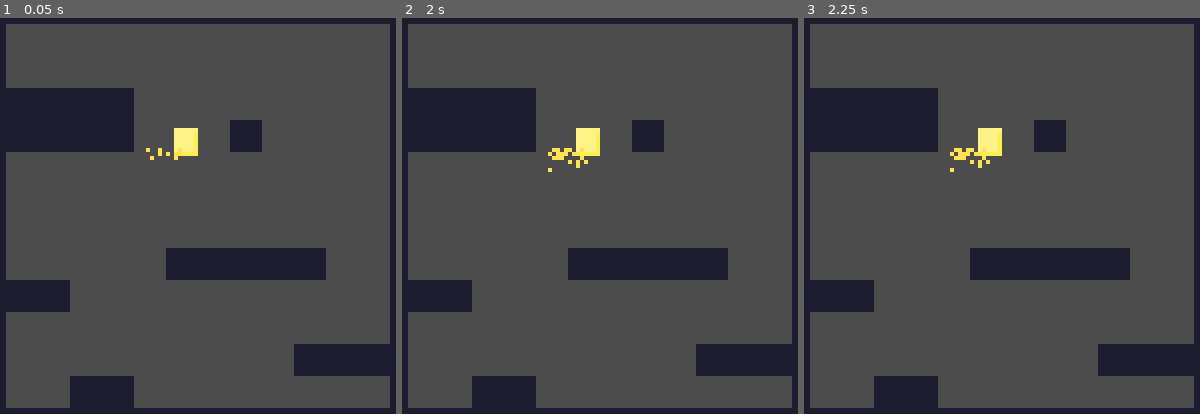
Above: before the commit, frames 1-3 (left to right).
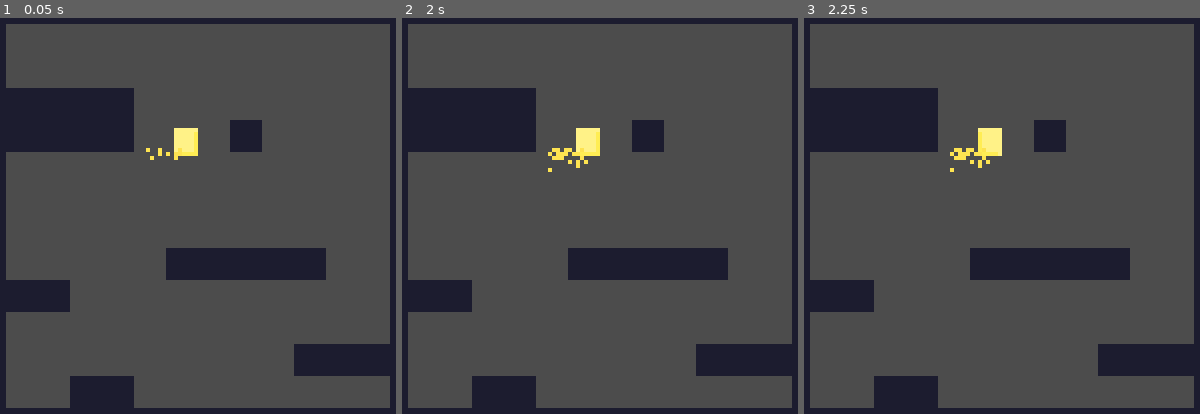
Above: after the commit, the same moments.

Repository: ButterUpTeam/butterUp
Game: Godot game, scene res://scenes/World.tscn
The game is run twice, just before and just after one commit, with the same random seed, the same clock (stepped at 60 frames per second) and the same inputs.
Inputs:
- Up to frame 1 (0.05 s): no input
- Up to frame 2 (2 s): tap Enter at 0.5 s; hold Up (mv_up) 0.53-1.28 s; hold Right (mv_right) from 0.53 s (still down); tap Space at 1.25 s; tap Up (mv_up) at 1.35, 1.52, 1.82 s
- Up to frame 3 (2.25 s): tap Enter at 2 s; release Right (mv_right) at 2.03 s; hold A (mv_left) from 2.03 s (still down); hold Up (mv_up) from 2.03 s (still down)

Frames 1-2 are identical in both runs. In frame 3, 0.1% of the frame differs, in the area x 43-50%, y 28-35%.

Commit message:
Implement basic gravity

Diff:
--- a/scenes/Player.gd
+++ b/scenes/Player.gd
@@ -1,21 +1,63 @@
 extends KinematicBody2D
 
-const UP = Vector2(0,-1)
 const MAXSPEED = 100
+const GRAVITY = 10
+const ACCEL = 30
+const JUMPFORCE = 70
+const MAXFALLSPEED = 300
+
+enum {DIR_RIGHT, DIR_LEFT, DIR_DOWN, DIR_UP}
+
+class jump:
+	enum {acceleration, slowing_down, idle}
 
 var motion = Vector2()
 
 
+class Player:
+	var direction = Vector2(DIR_RIGHT, DIR_DOWN)
+	var jump_phase = jump.idle
+
+var player = Player.new()
+
 func _ready():
 	pass
 
-func _physics_process(delta):
+func _physics_process(_delta):
 
 	if Input.is_action_pressed("mv_left"):
-		motion.x = -MAXSPEED
+		motion.x -=ACCEL
+		player.direction.x = DIR_LEFT
 	elif Input.is_action_pressed("mv_right"):
-		motion.x = MAXSPEED
+		motion.x += ACCEL
+		player.direction.x = DIR_RIGHT
 	else:
-		motion.x = 0
+		motion.x = lerp(motion.x, 0, 0.2)
 
-	motion = move_and_slide(motion, UP)
+	motion.x = clamp(motion.x, -MAXSPEED, MAXSPEED)
+
+	if Input.is_action_pressed("mv_up") and is_on_floor():
+		player.direction.y = DIR_UP
+		player.jump_phase = jump.acceleration
+		motion.y = 0
+
+	if player.direction.y == DIR_UP:
+		if motion.y > -JUMPFORCE and player.jump_phase == jump.acceleration:
+			motion.y = lerp(motion.y, -JUMPFORCE-5, 0.1)
+		elif motion.y < 0:
+			motion.y = lerp(motion.y, 10, 0.1)
+			player.jump_phase = jump.slowing_down
+		else:
+			player.direction.y = DIR_DOWN
+			motion.y = 0
+			player.jump_phase = jump.idle
+	else:
+		motion.y += GRAVITY
+		motion.y = clamp(motion.y, 0, MAXFALLSPEED)
+
+	if player.direction.x == DIR_RIGHT:
+		$Sprite.scale.x = 1
+	else:
+		$Sprite.scale.x = -1
+
+	motion = move_and_slide(motion, Vector2.UP)
